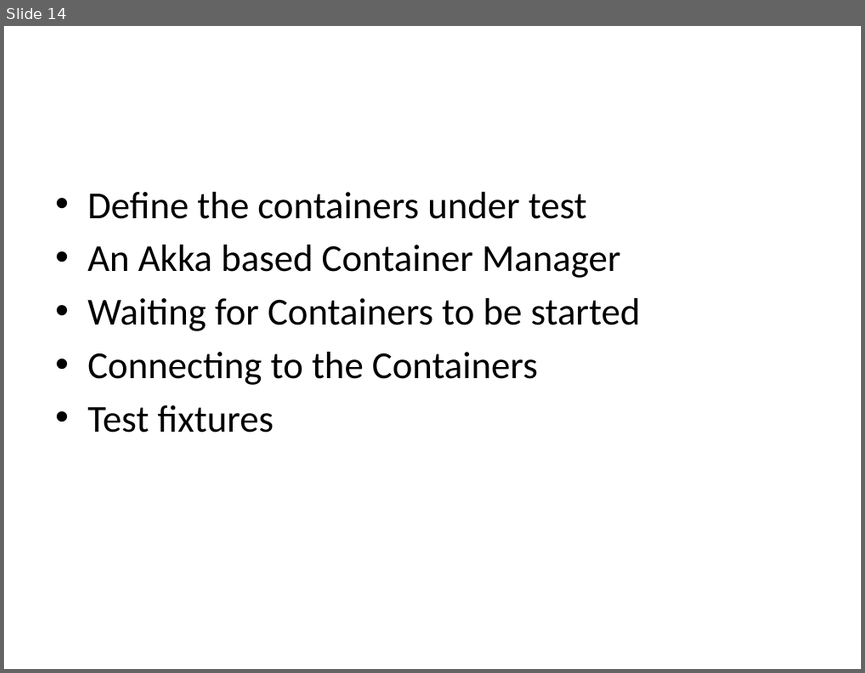
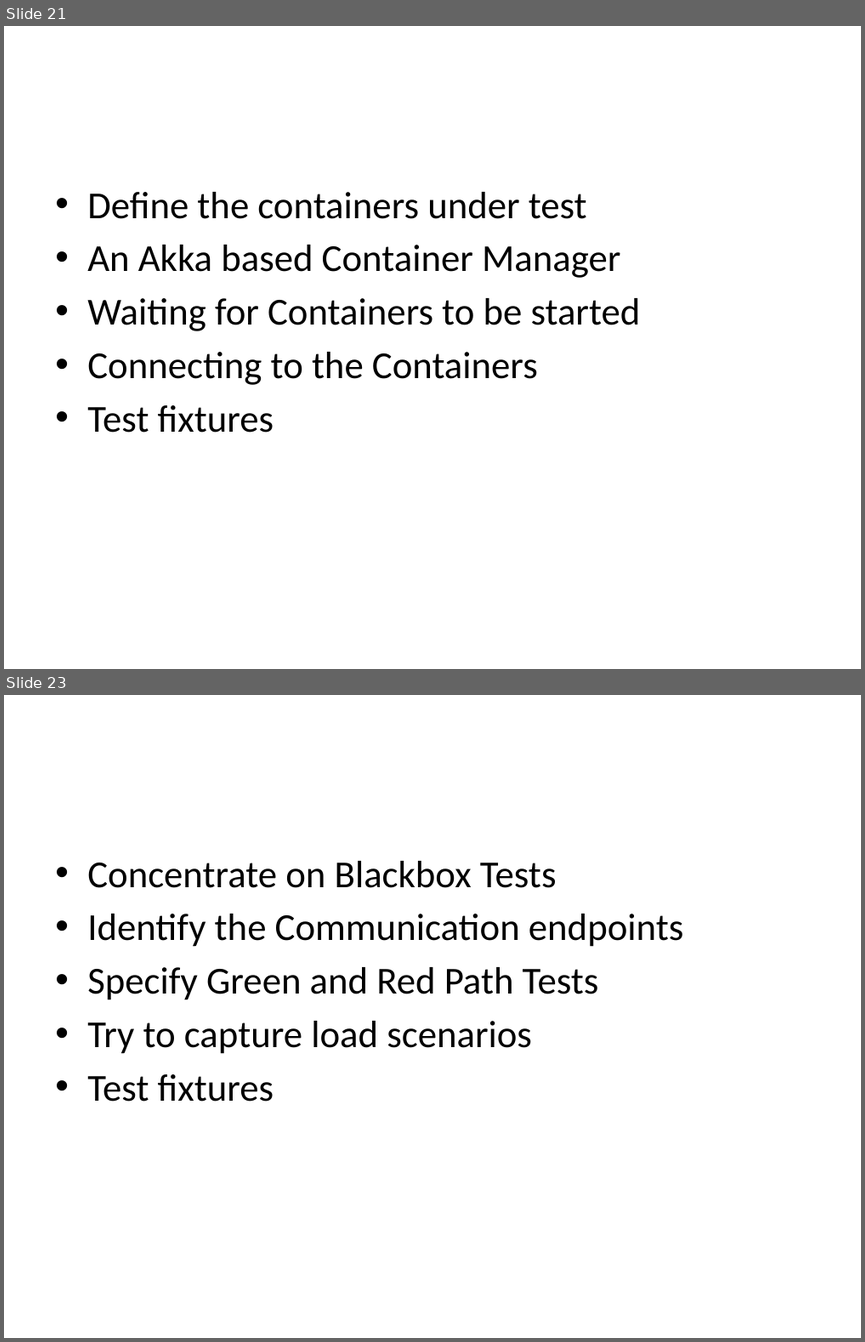
Before and after one commit to woq-blended/woq.github.io, a slide deck: media/IntegrationTesting.pptx. Shown one above the other, each under a label of ours: slide 14 before the commit, slides 21 and 23 after it; the slides between them are not shown. The pictures are 865x673 and 865x1342 pixels, drawn with LibreOffice and Linux fonts; fonts in the diff are those of the drawing. Boxes give left, top, right and bottom in pixels: in the first picture for what was removed or moved away, otherwise in the second. Text is boxed around its words. In the diff, an @@ line names an element or a change of style, - is before the commit and + after.

```diff
--- a/media/IntegrationTesting.pptx
+++ b/media/IntegrationTesting.pptx
@@ slide 23 added at [4, 695, 861, 1338], background #FFFFFF @@
@@ text added at [87, 861, 683, 1101], 32 pt, text #000000 @@
+• Concentrate on Blackbox Tests
+• Identify the Communication endpoints
+• Specify Green and Red Path Tests
+• Try to capture load scenarios
+• Test fixtures
@@ what was slide 14 is now slide 21 @@
```
Also in this commit, not shown: 14 slides changed, 9 other slides added, 1 slide removed, 4 other files.
